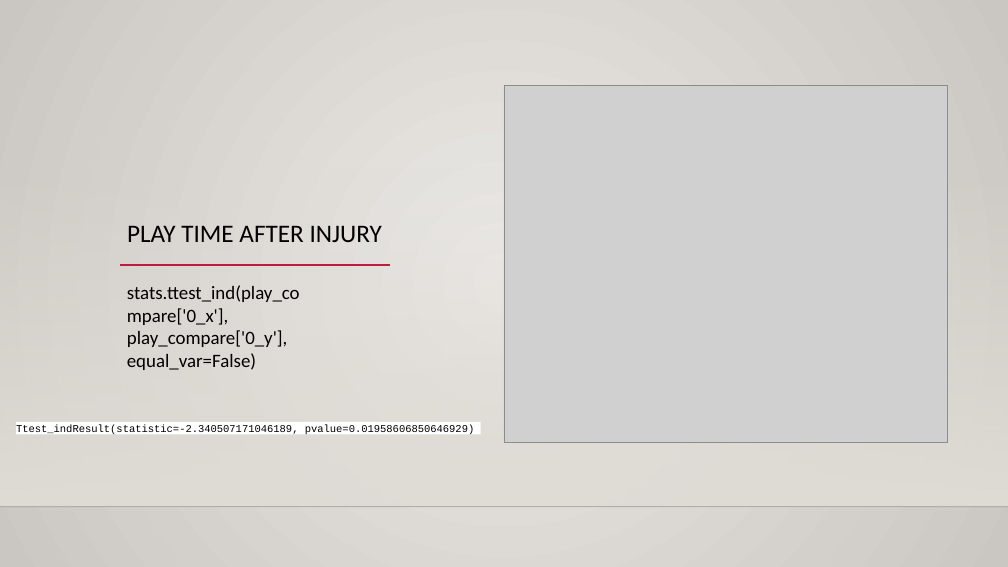
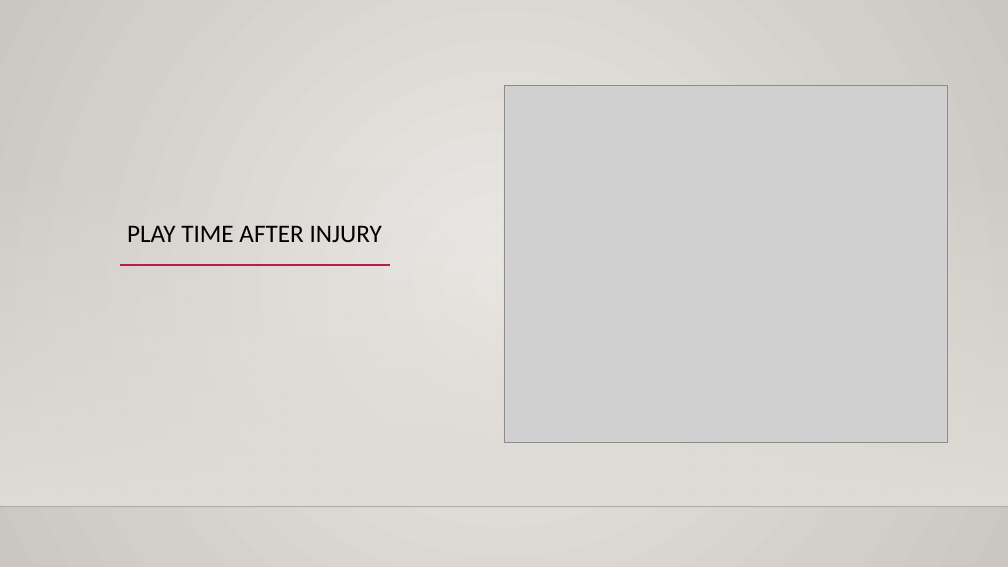
Before and after one commit to DunieCarrasco/nfl_concussion_analysis, a slide deck: slide 9 of NFL_concussion_study.pptx. Drawn at 1008x567 pixels with LibreOffice and Linux fonts; fonts in the diff are those of the drawing; grey boxes stand for pictures; background and template pictures are left out. Boxes give left, top, right and bottom in pixels: in the first picture for what was removed or moved away, otherwise in the second. Text is boxed around its words. In the diff, an @@ line names an element or a change of style, - is before the commit and + after.

Commit message:
Updated stats in slides

```diff
--- a/NFL_concussion_study.pptx
+++ b/NFL_concussion_study.pptx
@@ text removed at (127, 285, 300, 370) @@
-stats.ttest_ind(play_compare['0_x'], play_compare['0_y'], equal_var=False)
@@ rectangle removed at (16, 422, 481, 435) @@
-Ttest_indResult(statistic=-2.340507171046189, pvalue=0.01958606850646929)
```
Also in this commit, not shown: 5 other slides changed, 5 slides added, 3 slides removed.
